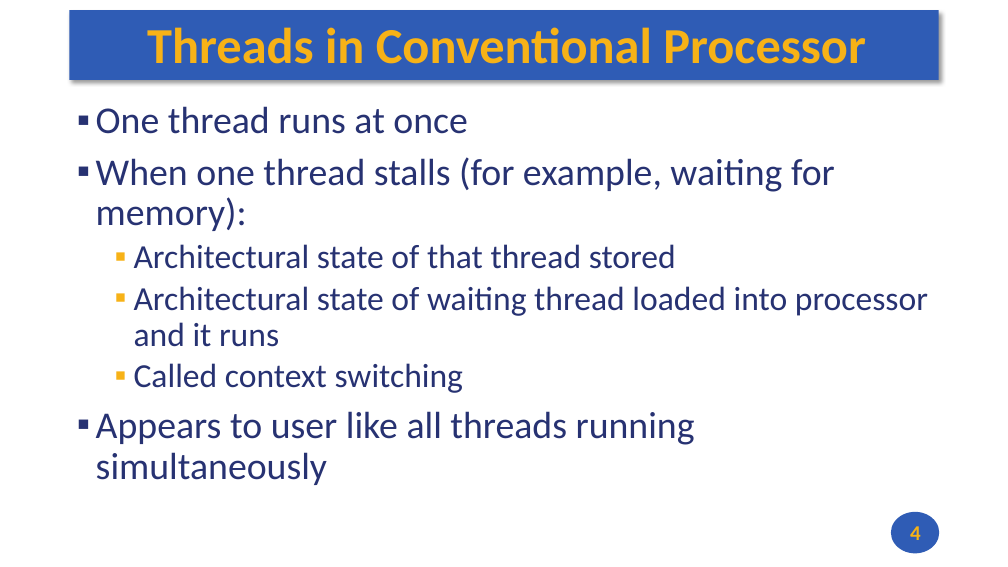
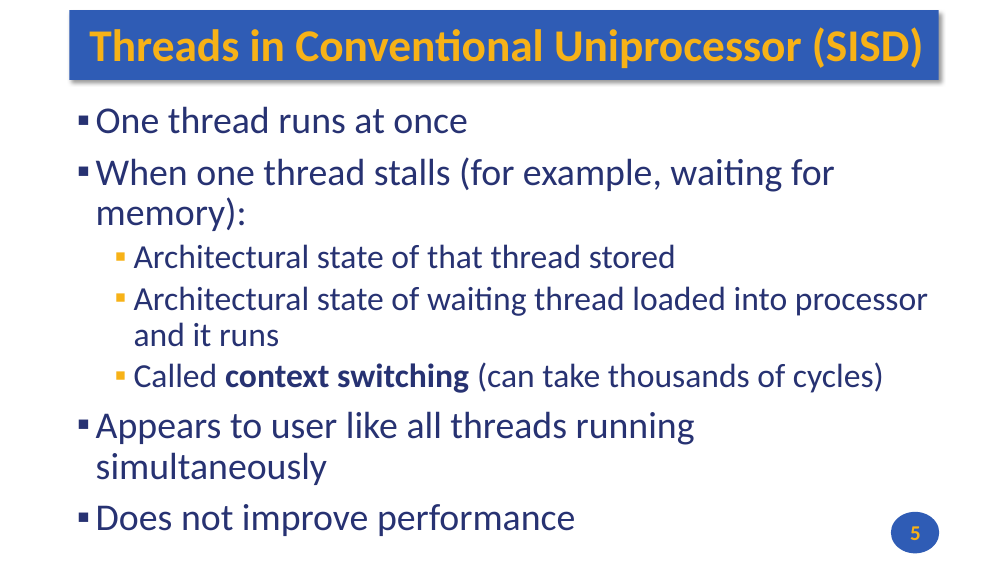
Before and after one commit to andrewt0301/hse-acos-course, a slide deck: slide 5 of docs/part1ca/14_TLP/CA_Lecture_14.pptx (slide 4 before the commit). Drawn at 1008x567 pixels with LibreOffice and Linux fonts; fonts in the diff are those of the drawing. Boxes give left, top, right and bottom in pixels: in the first picture for what was removed or moved away, otherwise in the second. Text is boxed around its words. In the diff, an @@ line names an element or a change of style, - is before the commit and + after.

```diff
--- a/docs/part1ca/14_TLP/CA_Lecture_14.pptx
+++ b/docs/part1ca/14_TLP/CA_Lecture_14.pptx
@@ title at (89,27,924,68): text changed; size 48 to 43.2 pt @@
-Threads in Conventional Processor
+Threads in Conventional Uniprocessor (SISD)
@@ text at (134,362,884,393): text changed @@
-  ▪ Called context switching
+  ▪ Called context switching (can take thousands of cycles)
@@ text at (96,504,575,536): paragraph added @@
+▪ Does not improve performance
@@ page number at (910,526,921,540): text changed @@
-4
+5
```
Also in this commit, not shown: 11 other slides changed, 3 slides added, 2 other files.
